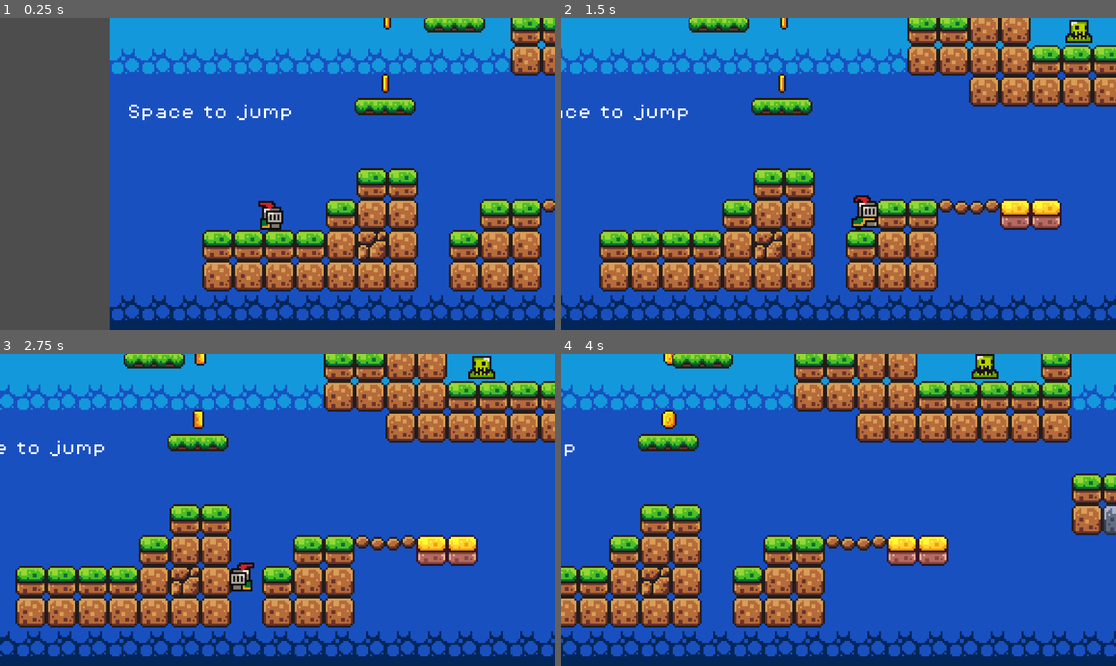
Above: before the commit, frames 1-4 (two rows, left to right).
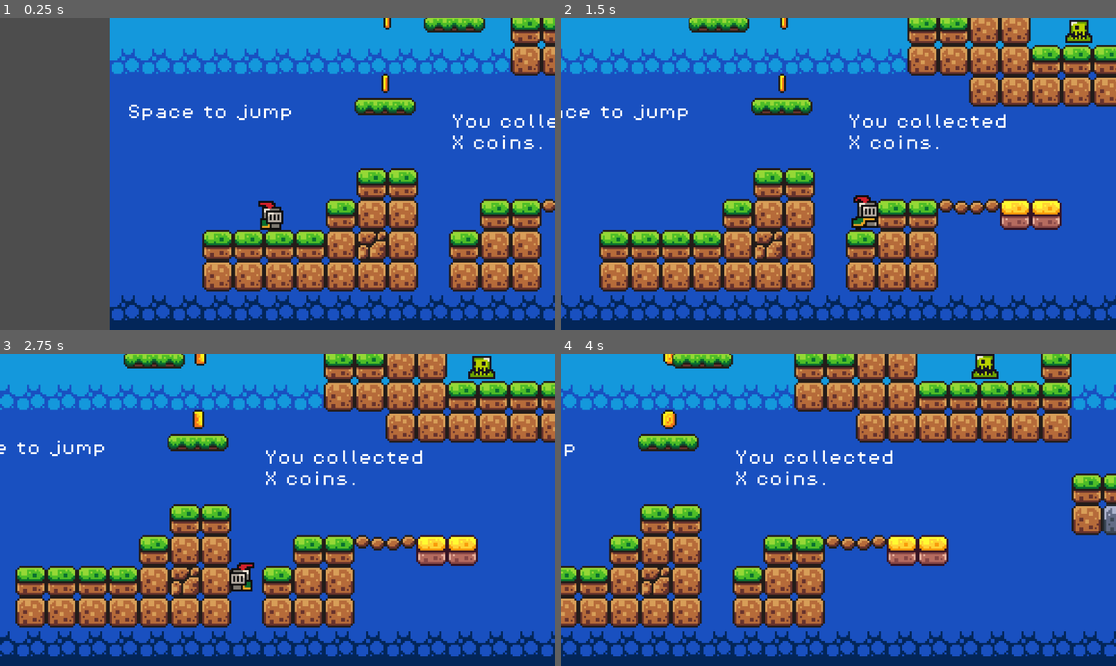
Above: after the commit, the same moments.

Repository: EsbenNyboe/GodotGame
Game: Godot game, scene res://scenes/game.tscn
The game is run twice, just before and just after one commit, with the same random seed, the same clock (stepped at 60 frames per second) and the same inputs.
Inputs:
- Up to frame 1 (0.25 s): no input
- Up to frame 2 (1.5 s): hold D (move_right) from 0.53 s (still down); tap Space (jump) at 0.77 s
- Up to frame 3 (2.75 s): tap Space (jump) at 1.52 s; release D (move_right) at 2.03 s; hold A (move_left) from 2.03 s (still down)
- Up to frame 4 (4 s): release A (move_left) at 2.78 s; hold D (move_right) from 2.78 s (still down); tap Space (jump) at 3.02, 3.77 s

The runs differ from the first frame. In frame 1, 0.4% of the frame differs, in the area x 81-100%, y 30-43%; in frame 2, 0.5%; in frame 3, 0.5%, in the area x 47-77%, y 30-43%; in frame 4, 0.5%.

Commit message:
Add point-counter

Diff:
--- a/scenes/game.tscn
+++ b/scenes/game.tscn
@@ -1,6 +1,7 @@
-[gd_scene load_steps=15 format=3 uid="uid://kwcuo8tvgvgu"]
+[gd_scene load_steps=16 format=3 uid="uid://kwcuo8tvgvgu"]
 
 [ext_resource type="PackedScene" uid="uid://bhhd51f546ik8" path="res://scenes/player.tscn" id="1_aj0tx"]
+[ext_resource type="Script" path="res://scripts/game_manager.gd" id="1_f2jko"]
 [ext_resource type="Texture2D" uid="uid://dc0wfav751gke" path="res://assets/sprites/world_tileset.png" id="2_efpb8"]
 [ext_resource type="PackedScene" uid="uid://diyvietiapt13" path="res://scenes/platform.tscn" id="3_s8pgg"]
 [ext_resource type="PackedScene" uid="uid://dt6ufyf5xb5fj" path="res://scenes/coin.tscn" id="4_fu7vg"]
@@ -217,6 +218,20 @@
 
 [node name="Game" type="Node2D"]
 
+[node name="GameManager" type="Node" parent="."]
+unique_name_in_owner = true
+script = ExtResource("1_f2jko")
+
+[node name="ScoreLabel" type="Label" parent="GameManager"]
+offset_left = 113.0
+offset_top = -12.0
+offset_right = 223.0
+offset_bottom = 25.0
+theme_override_fonts/font = ExtResource("7_vdtgx")
+theme_override_font_sizes/font_size = 8
+text = "You collected
+X coins."
+
 [node name="TileMap" type="TileMap" parent="."]
 tile_set = SubResource("TileSet_tm0as")
 format = 2
--- a/scripts/coin.gd
+++ b/scripts/coin.gd
@@ -1,8 +1,7 @@
 extends Area2D
 
-
-
+@onready var game_manager: Node = %GameManager
 
 func _on_body_entered(body: Node2D) -> void:
-	print("+1")
+	game_manager.add_point()
 	queue_free()
--- /dev/null
+++ b/scripts/game_manager.gd
@@ -0,0 +1,9 @@
+extends Node
+
+var score = 0
+
+@onready var score_label: Label = $ScoreLabel
+
+func add_point():
+	score += 1
+	score_label.text = "You collected \n" + str(score) + " coins."
